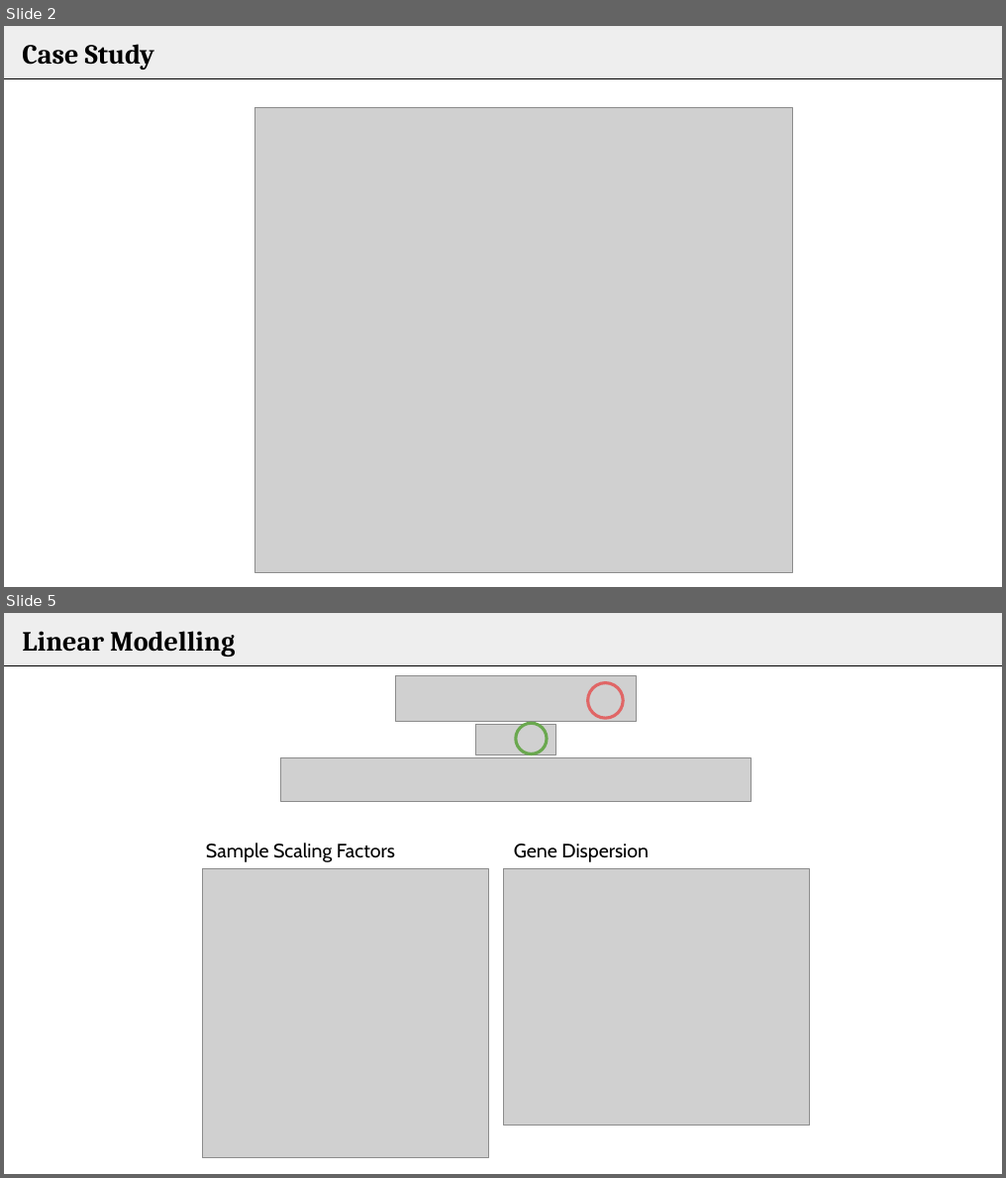
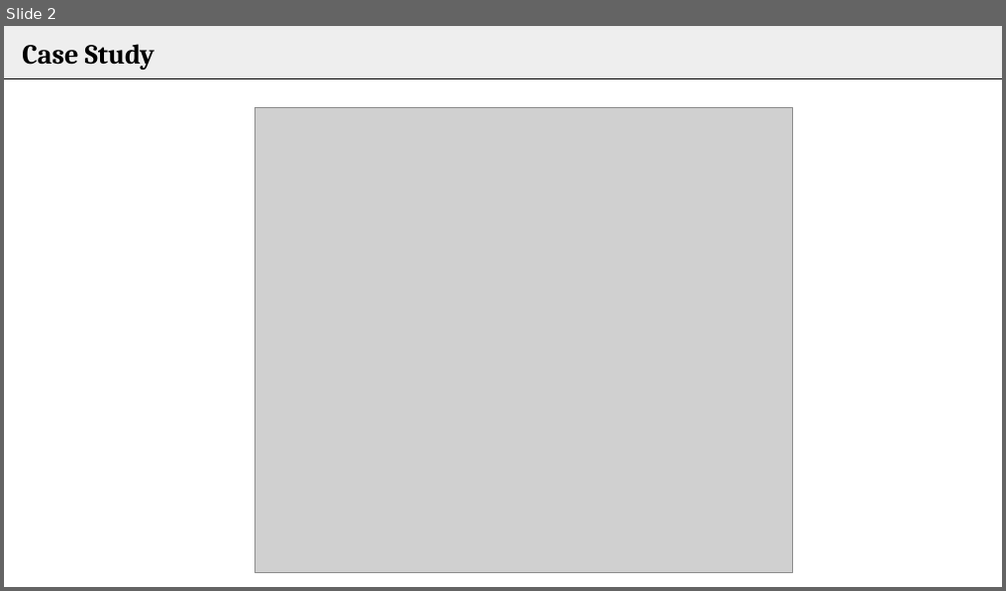
Before and after one commit to bioinformatics-core-shared-training/Bulk_RNAseq_Course_Base, a slide deck: additional_scripts_and_materials/Analysis_of_RNA-seq_data _day3recap.pptx. Shown one above the other, each under a label of ours: slides 2 and 5 before the commit, slide 2 after it; the slides between them are not shown. The pictures are 1006x1178 and 1006x591 pixels, drawn with LibreOffice and Linux fonts; fonts in the diff are those of the drawing; grey boxes stand for pictures. Boxes give left, top, right and bottom in pixels: in the first picture for what was removed or moved away, otherwise in the second. Text is boxed around its words. In the diff, an @@ line names an element or a change of style, - is before the commit and + after.

```diff
--- a/additional_scripts_and_materials/Analysis_of_RNA-seq_data _day3recap.pptx
+++ b/additional_scripts_and_materials/Analysis_of_RNA-seq_data _day3recap.pptx
@@ slide 5 removed at [4, 613, 1002, 1174], background #FFFFFF; not listed: 2 template elements that a slide beside it also shows @@
@@ title removed at [22, 631, 235, 657] @@
-Linear Modelling
@@ picture removed at [396, 677, 637, 722] @@
@@ ellipse removed at [588, 683, 623, 718] @@
@@ picture removed at [476, 725, 555, 756] @@
@@ ellipse removed at [516, 723, 547, 754] @@
@@ picture removed at [280, 759, 751, 802] @@
@@ text removed at [206, 843, 395, 862] @@
-Sample Scaling Factors
@@ text removed at [514, 844, 648, 862] @@
-Gene Dispersion
@@ picture removed at [203, 869, 488, 1158] @@
@@ picture removed at [504, 869, 810, 1126] @@
```
Also in this commit, not shown: 1 slide changed, 1 slide added, 4 other slides removed, 1 other file.
